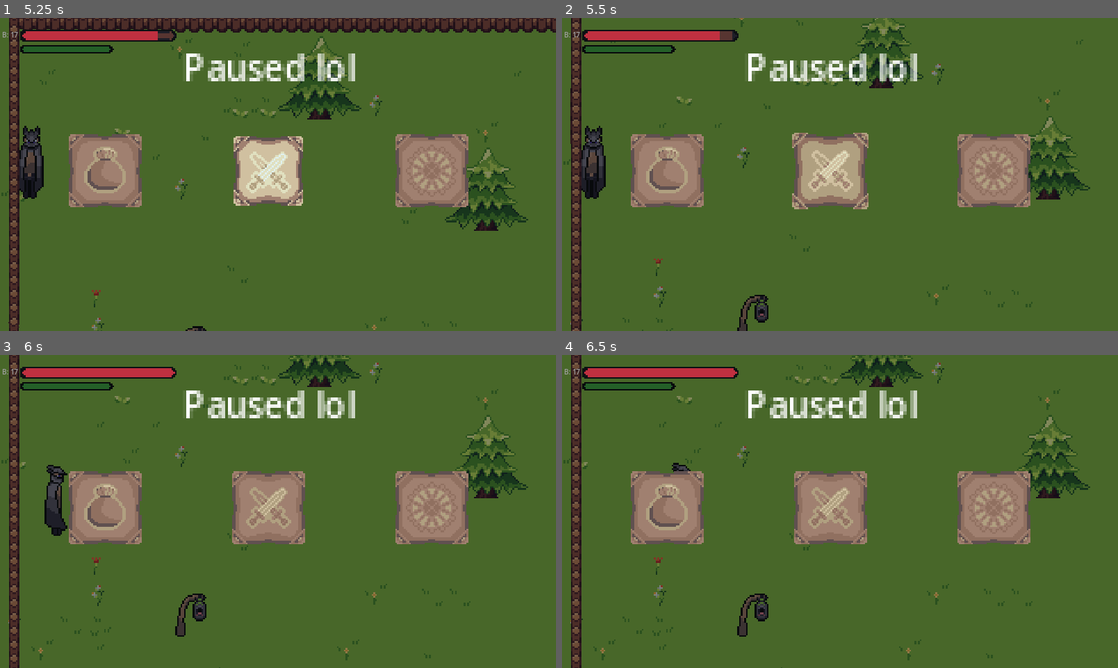
Above: before the commit, frames 1-4 (two rows, left to right).
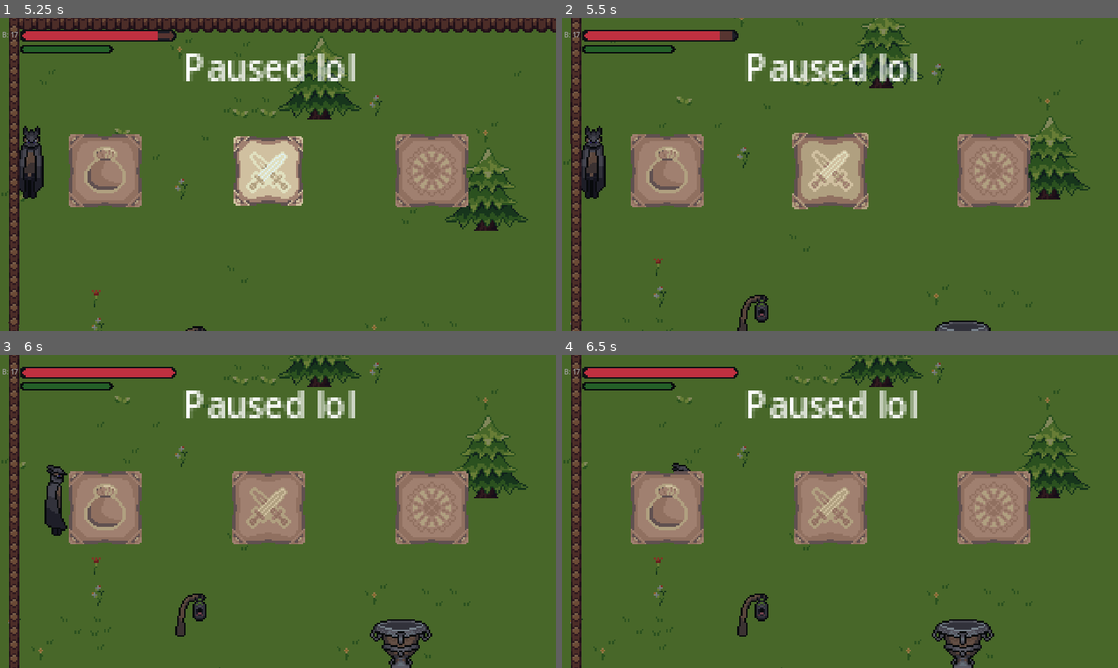
Above: after the commit, the same moments.

Repository: GrimReapTM/Hyper_Blood_Drifter
Game: Godot game, scene res://Scenes/TestScene.tscn
Two runs of this game, one before a commit and one after it. Both use one fixed random seed, a clock stepped at 60 frames per second and the inputs below.
Inputs (mouse positions are in pixels of both pictures, inside the frame that each line leads up to):
- Up to frame 1 (5.25 s): tap Enter at 0.5 s; move the mouse to (400, 158) at 0.52 s; hold D (moveRight) 0.53-1.28 s; hold Right mouse button (attackRanged) 0.53-1.28 s; click (400, 158) at 0.67 s; tap E (interact) at 0.8, 1.35, 2.3, 3.8, 5.1 s; move the mouse to (166, 190) at 1.27 s; hold S (moveDown) 1.28-2.03 s; right-click (166, 190) at 1.55 s; move the mouse to (333, 105) at 2.02 s; press the mouse at (333, 105) at 2.03 s; hold D (moveRight) 2.03-2.78 s; move the mouse to (250, 237) at 2.77 s; release the mouse at (250, 237) at 2.78 s; hold W (moveUp) 2.78-3.53 s; right-click (250, 237) at 2.85 s; click (250, 237) at 2.92 s; move the mouse to (444, 221) at 3.52 s; hold A (moveLeft) 3.53-5.03 s; tap L (comedy) at 3.6 s; tap Escape (pause) at 4.15 s; move the mouse to (111, 127) at 4.27 s; tap Space (dash) at 4.35 s; right-click (111, 127) at 4.55 s; move the mouse to (305, 174) at 5.02 s; hold S (moveDown) from 5.03 s (still down); click (305, 174) at 5.17 s
- Up to frame 2 (5.5 s): keep holding S (moveDown)
- Up to frame 3 (6 s): move the mouse to (194, 433) at 5.77 s; release S (moveDown) at 5.78 s; hold D (moveRight) from 5.78 s (still down); tap K (non_comedy) at 5.85 s
- Up to frame 4 (6.5 s): keep holding D (moveRight); right-click (756, 433) at 6.05 s

Frame 1 is identical in both runs. In frame 2, 0.3% of the frame differs, in the area x 67-78%, y 96-100%; in frame 3, 1.1%, in the area x 66-78%, y 84-100%; in frame 4, 1.1%.

Commit message:
koupel zprávaři

Diff:
--- a/Scenes/TestScene.tscn
+++ b/Scenes/TestScene.tscn
@@ -1,8 +1,9 @@
-[gd_scene load_steps=4 format=3 uid="uid://beak1abcsvtp2"]
+[gd_scene load_steps=5 format=3 uid="uid://beak1abcsvtp2"]
 
 [ext_resource type="PackedScene" uid="uid://brdakdtadahqx" path="res://Scenes/Area.tscn" id="1_vxkws"]
 [ext_resource type="PackedScene" uid="uid://4xw8kh1f8odo" path="res://Scenes/entity scenes/lamp.tscn" id="2_84i77"]
 [ext_resource type="PackedScene" uid="uid://cwyp18u112jkf" path="res://Scenes/entity scenes/enemy.tscn" id="3_adpvs"]
+[ext_resource type="PackedScene" uid="uid://dkcjy0yklpqk2" path="res://Scenes/entity scenes/bath_messengers.tscn" id="4_osi4y"]
 
 [node name="Area" instance=ExtResource("1_vxkws")]
 
@@ -25,3 +26,6 @@
 
 [node name="enemy_default_pos" type="Marker2D" parent="." index="5"]
 position = Vector2(1643, 386)
+
+[node name="StaticBody2D" parent="." index="6" instance=ExtResource("4_osi4y")]
+position = Vector2(923, 846)
--- /dev/null
+++ b/Scenes/entity scenes/bath_messengers.gd
@@ -0,0 +1,27 @@
+extends StaticBody2D
+
+@export var ID = 0
+
+
+var activated = false
+var isActivating = false
+
+func _on_interaction_area_entered(area):
+	if area.name == "player_hurtbox":
+		if not isActivating:
+			$E/Sprite2D.visible = true
+			$AnimationPlayer.play("wake_up")
+			$AnimationPlayer.queue("idle")
+	interact()
+
+func _on_interaction_area_exited(area):
+	if area.name == "player_hurtbox":
+			$E/Sprite2D.visible = false
+			$AnimationPlayer.play_backwards("wake_up")
+			$AnimationPlayer.queue("RESET")
+
+func interact():
+	pass
+
+func _physics_process(_delta):
+	interact()
--- /dev/null
+++ b/Scenes/entity scenes/bath_messengers.tscn
@@ -0,0 +1,96 @@
+[gd_scene load_steps=10 format=3 uid="uid://dkcjy0yklpqk2"]
+
+[ext_resource type="Script" path="res://Scenes/entity scenes/bath_messengers.gd" id="1_6kqyc"]
+[ext_resource type="Texture2D" uid="uid://car6hu0cf3rra" path="res://sprites/entities/bath messengers-Sheet.png" id="1_w7y7i"]
+[ext_resource type="PackedScene" uid="uid://co5ia265a1f5q" path="res://Scenes/entity scenes/e.tscn" id="2_te6si"]
+
+[sub_resource type="Animation" id="Animation_vov6h"]
+length = 0.001
+tracks/0/type = "value"
+tracks/0/imported = false
+tracks/0/enabled = true
+tracks/0/path = NodePath("Sprite2D:frame_coords")
+tracks/0/interp = 1
+tracks/0/loop_wrap = true
+tracks/0/keys = {
+"times": PackedFloat32Array(0),
+"transitions": PackedFloat32Array(1),
+"update": 1,
+"values": [Vector2i(0, 0)]
+}
+
+[sub_resource type="Animation" id="Animation_q4c2o"]
+resource_name = "idle"
+length = 1.2
+loop_mode = 1
+step = 0.3
+tracks/0/type = "value"
+tracks/0/imported = false
+tracks/0/enabled = true
+tracks/0/path = NodePath("Sprite2D:frame_coords")
+tracks/0/interp = 1
+tracks/0/loop_wrap = true
+tracks/0/keys = {
+"times": PackedFloat32Array(0, 0.3, 0.6, 0.9),
+"transitions": PackedFloat32Array(1, 1, 1, 1),
+"update": 1,
+"values": [Vector2i(2, 0), Vector2i(2, 1), Vector2i(2, 2), Vector2i(2, 3)]
+}
+
+[sub_resource type="Animation" id="Animation_k4m18"]
+resource_name = "wake_up"
+length = 0.72
+tracks/0/type = "value"
+tracks/0/imported = false
+tracks/0/enabled = true
+tracks/0/path = NodePath("Sprite2D:frame_coords")
+tracks/0/interp = 1
+tracks/0/loop_wrap = true
+tracks/0/keys = {
+"times": PackedFloat32Array(0, 0.1, 0.2, 0.3, 0.4, 0.5, 0.6, 0.7),
+"transitions": PackedFloat32Array(1, 1, 1, 1, 1, 1, 1, 1),
+"update": 1,
+"values": [Vector2i(0, 0), Vector2i(1, 1), Vector2i(1, 2), Vector2i(1, 3), Vector2i(1, 4), Vector2i(1, 5), Vector2i(1, 6), Vector2i(1, 7)]
+}
+
+[sub_resource type="AnimationLibrary" id="AnimationLibrary_p1f0w"]
+_data = {
+"RESET": SubResource("Animation_vov6h"),
+"idle": SubResource("Animation_q4c2o"),
+"wake_up": SubResource("Animation_k4m18")
+}
+
+[sub_resource type="RectangleShape2D" id="RectangleShape2D_i0je5"]
+size = Vector2(80, 52)
+
+[sub_resource type="CircleShape2D" id="CircleShape2D_epog6"]
+radius = 177.003
+
+[node name="StaticBody2D" type="StaticBody2D"]
+script = ExtResource("1_6kqyc")
+
+[node name="AnimationPlayer" type="AnimationPlayer" parent="."]
+libraries = {
+"": SubResource("AnimationLibrary_p1f0w")
+}
+
+[node name="Sprite2D" type="Sprite2D" parent="."]
+scale = Vector2(4, 4)
+texture = ExtResource("1_w7y7i")
+hframes = 3
+vframes = 8
+
+[node name="CollisionShape2D" type="CollisionShape2D" parent="."]
+position = Vector2(0, 38)
+shape = SubResource("RectangleShape2D_i0je5")
+
+[node name="interaction" type="Area2D" parent="."]
+
+[node name="interact" type="CollisionShape2D" parent="interaction"]
+shape = SubResource("CircleShape2D_epog6")
+
+[node name="E" parent="." instance=ExtResource("2_te6si")]
+position = Vector2(0, -120)
+
+[connection signal="area_entered" from="interaction" to="." method="_on_interaction_area_entered"]
+[connection signal="area_exited" from="interaction" to="." method="_on_interaction_area_exited"]
--- a/scripts/player.gd
+++ b/scripts/player.gd
@@ -54,8 +54,6 @@
 var attackAnimations = ["up_left", "up", "up_right", "left", "right", "down_left", "down", "down_right"]
 var attackVectors = [Vector2(position.x - attackMove, position.y - attackMove), Vector2(position.x, position.y - attack …(316 unchanged characters)…
 
-
-
 # this is used to update the position of the points around the player used in the attack calculation below
 #(the attack function is kinda cool tbh)
 func updateMousepos():
@@ -81,11 +79,11 @@
 			action = true
 			global_index = attack_calculation()
 			attack_melee(global_index)
-	if event.is_action_pressed("attackRanged"):
+	elif event.is_action_pressed("attackRanged"):
 		if not action and stamina > 1 and bullets > 0 and not paused:
 			global_index = attack_calculation()
 			attack_ranged(global_index)
-	if event.is_action_pressed("pause"):
+	elif event.is_action_pressed("pause"):
 		if not paused:
 			pauseMenu.visible = true
 			paused = true
Binary file added: sprites/entities/bath messengers-Sheet.png
Not shown, added: sprites/entities/bath messengers-Sheet.png.import
